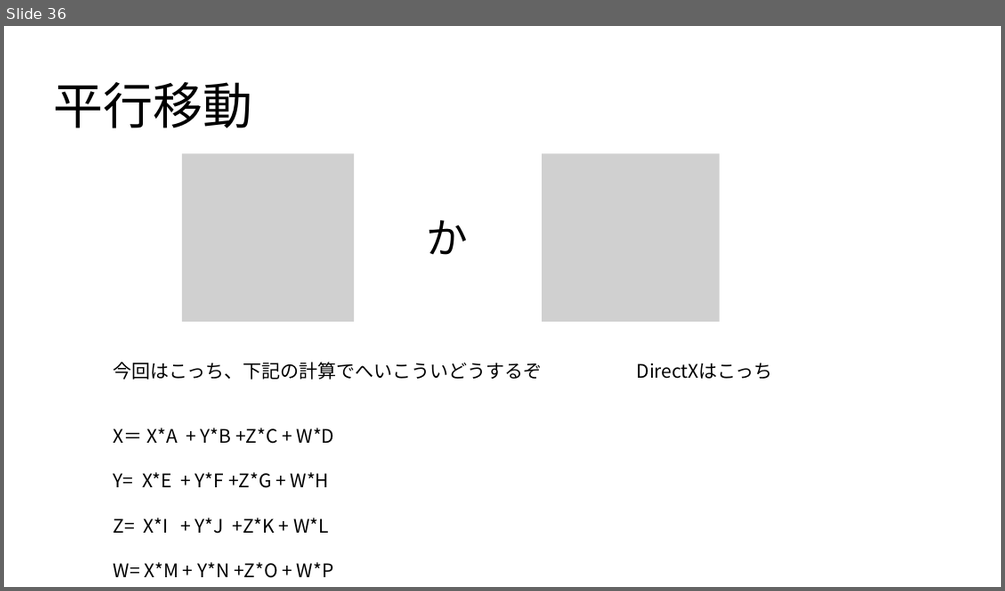
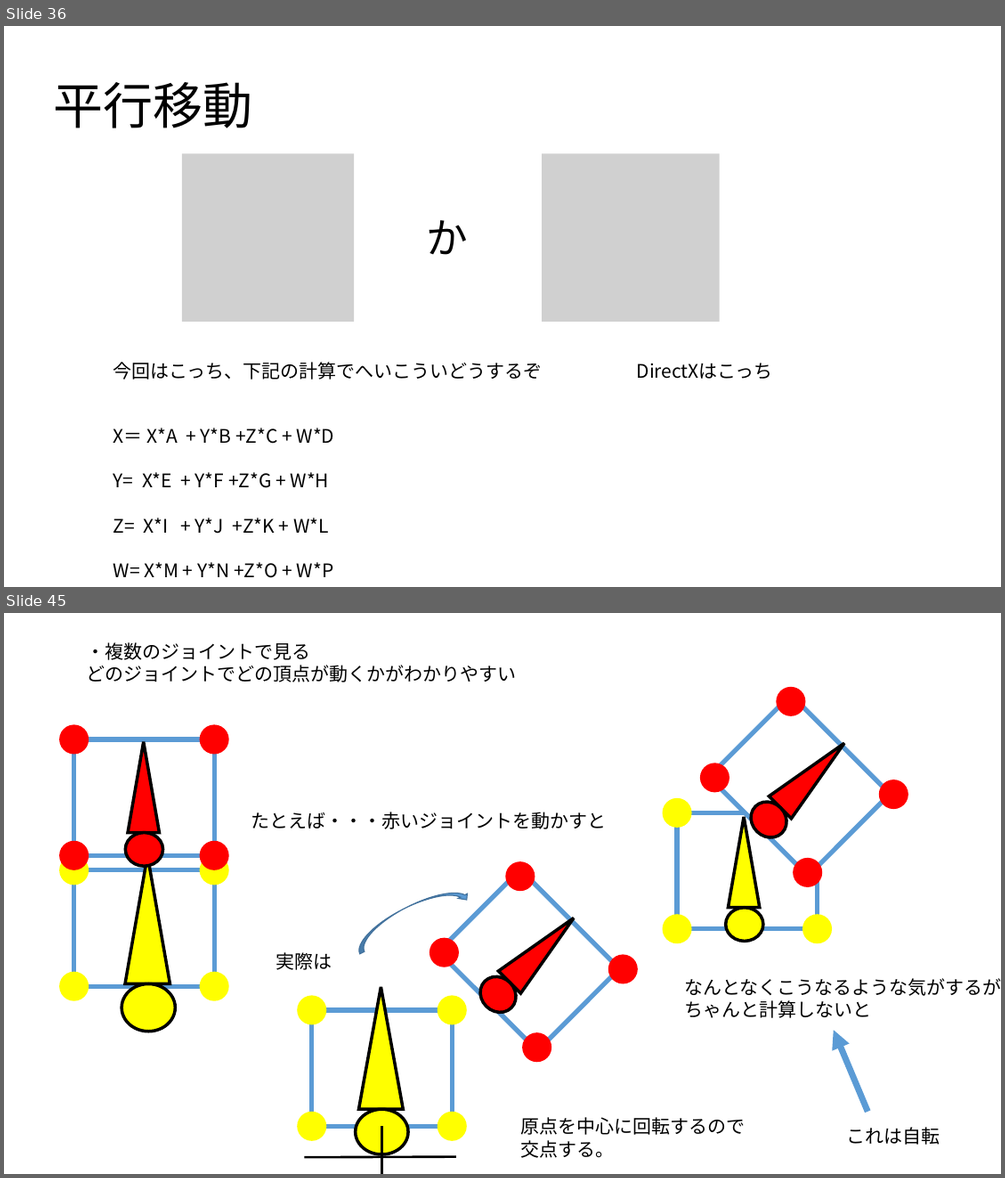
Before and after one commit to UMA729/MySchoolDatas, a slide deck: ゲ数Ⅱ/ゲーム数学.pptx. Shown one above the other, each under a label of ours: slide 36 before the commit, slides 36 and 45 after it; the slides between them are not shown. The pictures are 1005x591 and 1005x1178 pixels, drawn with LibreOffice and Linux fonts; fonts in the diff are those of the drawing; grey boxes stand for pictures. Boxes give left, top, right and bottom in pixels: in the first picture for what was removed or moved away, otherwise in the second. Text is boxed around its words. In the diff, an @@ line names an element or a change of style, - is before the commit and + after.

```diff
--- a/ゲ数Ⅱ/ゲーム数学.pptx
+++ b/ゲ数Ⅱ/ゲーム数学.pptx
@@ slide 45 added at (x1=4, y1=613, x2=1001, y2=1174), background #FFFFFF @@
@@ text added at (x1=86, y1=642, x2=516, y2=682), 18 pt, text #000000 @@
+・複数のジョイントで見る
+どのジョイントでどの頂点が動くかがわかりやすい
@@ triangle added at (x1=128, y1=742, x2=160, y2=832), fill #FF0000, outline #000000 3 pt @@
@@ triangle added at (x1=769, y1=731, x2=856, y2=818), fill #FF0000, outline #000000 3 pt @@
@@ group added at (x1=694, y1=681, x2=914, y2=892): 4 ellipses, 1 rectangle @@
@@ ellipse added at (x1=744, y1=795, x2=794, y2=845), fill #FF0000, outline #000000 3 pt @@
@@ text added at (x1=251, y1=811, x2=607, y2=829), 18 pt, text #000000 @@
+たとえば・・・赤いジョイントを動かすと
@@ triangle added at (x1=728, y1=817, x2=760, y2=907), fill #FFFF00, outline #000000 3 pt @@
@@ ellipse added at (x1=125, y1=833, x2=162, y2=867), fill #FF0000, outline #000000 3 pt @@
@@ group added at (x1=59, y1=724, x2=228, y2=870): 4 ellipses, 1 rectangle @@
@@ triangle added at (x1=125, y1=855, x2=170, y2=984), fill #FFFF00, outline #000000 3 pt @@
@@ curved down arrow added at (x1=351, y1=879, x2=471, y2=954), fill #5B9BD5, outline #43739E 1 pt @@
@@ group added at (x1=423, y1=855, x2=643, y2=1068): 4 ellipses, 1 rectangle @@
@@ triangle added at (x1=499, y1=907, x2=585, y2=993), fill #FF0000, outline #000000 3 pt @@
@@ ellipse added at (x1=726, y1=908, x2=763, y2=941), fill #FFFF00, outline #000000 3 pt @@
@@ group added at (x1=662, y1=798, x2=832, y2=943): 4 ellipses, 1 rectangle @@
@@ text added at (x1=275, y1=952, x2=332, y2=970), 18 pt, text #000000 @@
+実際は
@@ ellipse added at (x1=121, y1=984, x2=175, y2=1031), fill #FFFF00, outline #000000 3 pt @@
@@ group added at (x1=59, y1=855, x2=228, y2=1000): 4 ellipses, 1 rectangle @@
@@ ellipse added at (x1=473, y1=970, x2=524, y2=1020), fill #FF0000, outline #000000 3 pt @@
@@ text added at (x1=684, y1=978, x2=1001, y2=1018), 18 pt, text #000000 @@
+なんとなくこうなるような気がするが
+ちゃんと計算しないと
@@ triangle added at (x1=358, y1=987, x2=403, y2=1110), fill #FFFF00, outline #000000 3 pt @@
@@ arrow added from (867, 1111) to (833, 1030), #5B9BD5 6 pt @@
@@ ellipse added at (x1=356, y1=1109, x2=409, y2=1153), fill #FFFF00, outline #000000 3 pt @@
@@ group added at (x1=297, y1=995, x2=466, y2=1140): 4 ellipses, 1 rectangle @@
@@ text added at (x1=521, y1=1117, x2=745, y2=1158), 18 pt, text #000000 @@
+原点を中心に回転するので
+交点する。
@@ line added from (381, 1126) to (381, 1174), #000000 2.25 pt @@
@@ text added at (x1=846, y1=1127, x2=939, y2=1144), 18 pt, text #000000 @@
+これは自転
@@ line added from (305, 1158) to (456, 1157), #000000 2.25 pt @@
```
Also in this commit, not shown: 1 slide changed, 10 other slides added, 27 other files.
